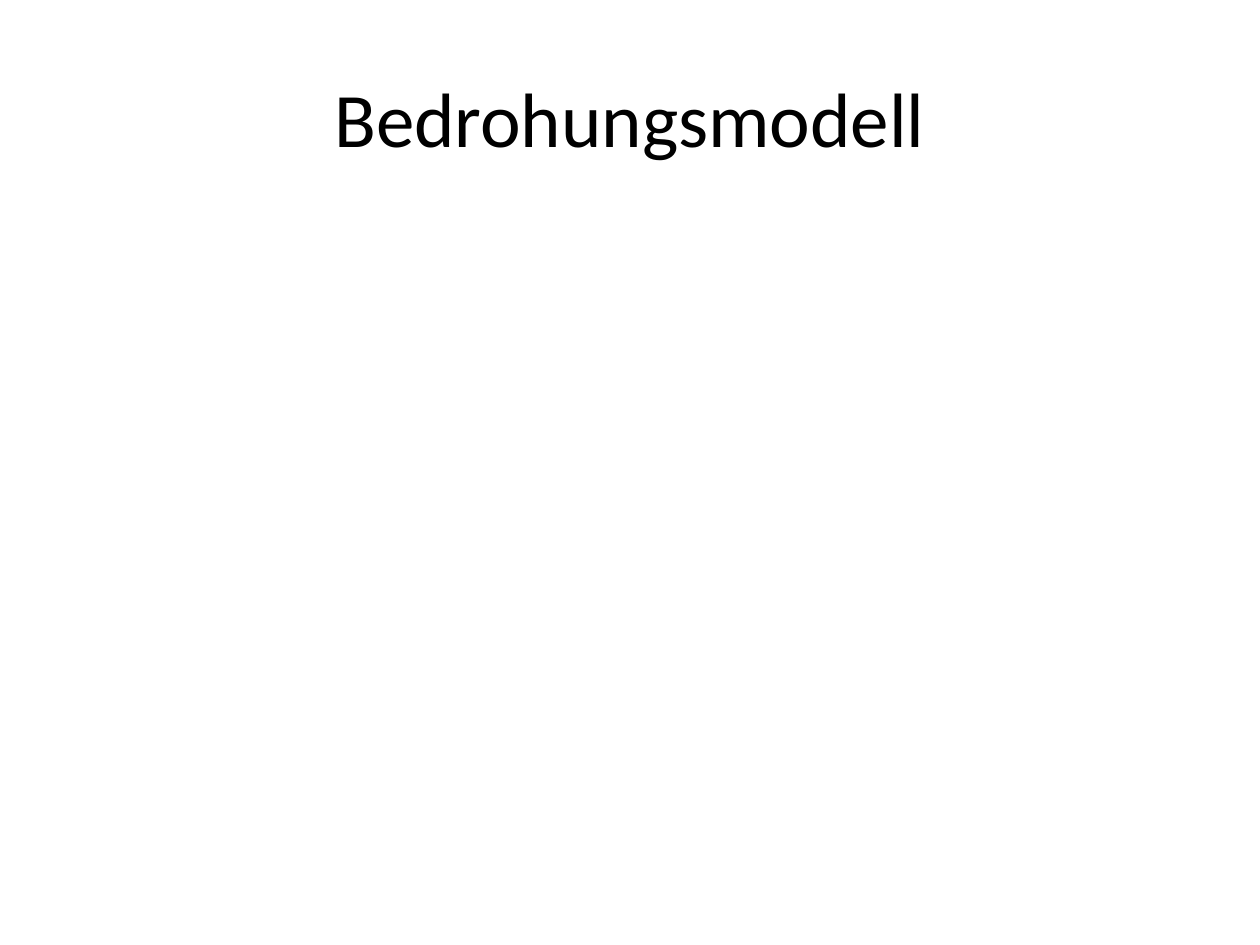
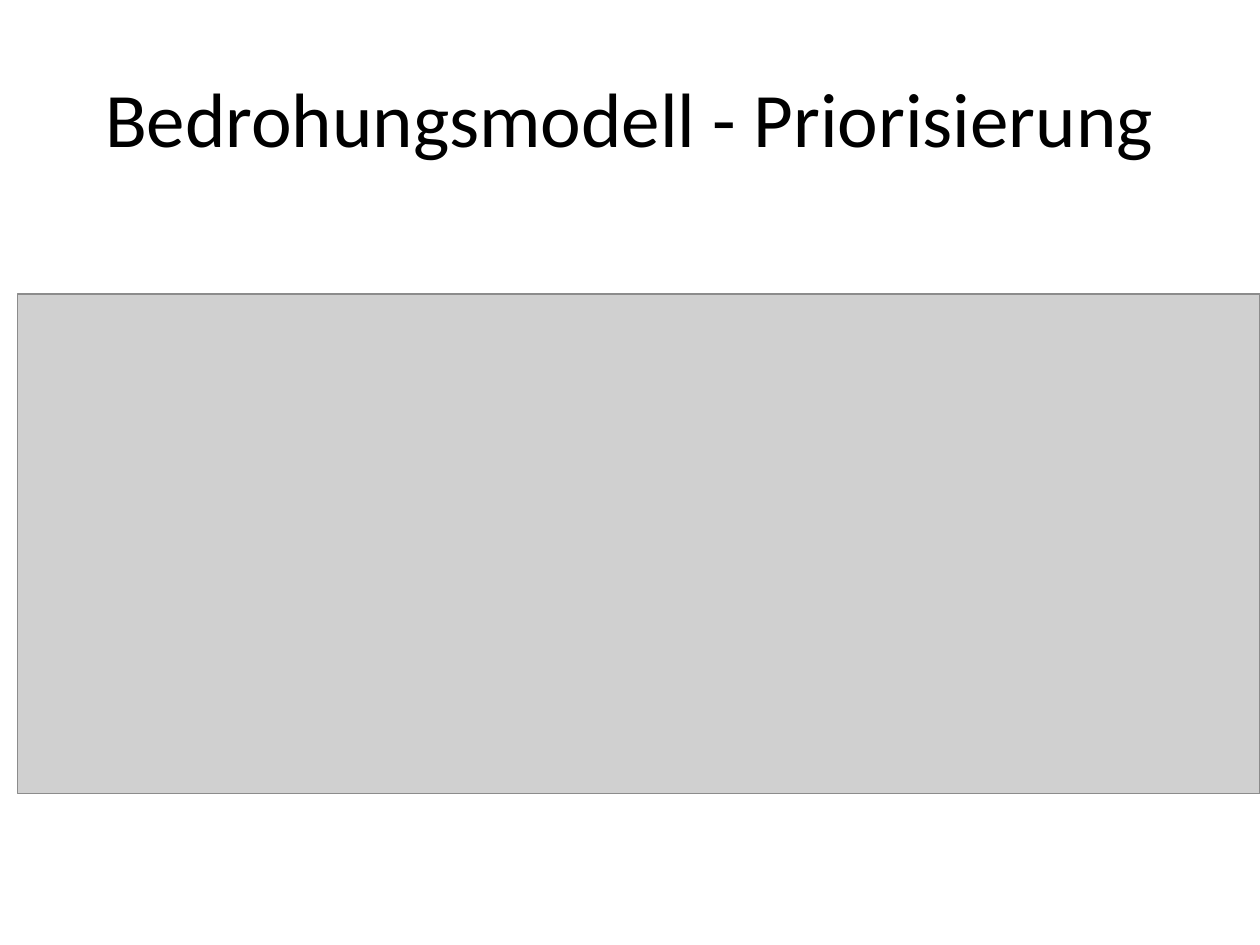
Before and after one commit to iSOcH/wosm, a slide deck: slide 5 of Phase1/Demo1.pptx (slide 4 before the commit). Drawn at 1260x945 pixels with LibreOffice and Linux fonts; fonts in the diff are those of the drawing; grey boxes stand for pictures. Boxes give left, top, right and bottom in pixels: in the first picture for what was removed or moved away, otherwise in the second. Text is boxed around its words. In the diff, an @@ line names an element or a change of style, - is before the commit and + after.

Commit message:
Präsentation

```diff
--- a/Phase1/Demo1.pptx
+++ b/Phase1/Demo1.pptx
@@ title at box(105, 93, 1153, 161): text changed @@
-Bedrohungsmodell
+Bedrohungsmodell - Priorisierung
@@ picture added at box(18, 294, 1260, 793) @@
```
Also in this commit, not shown: 2 other slides changed, 3 slides added, 2 other files.
